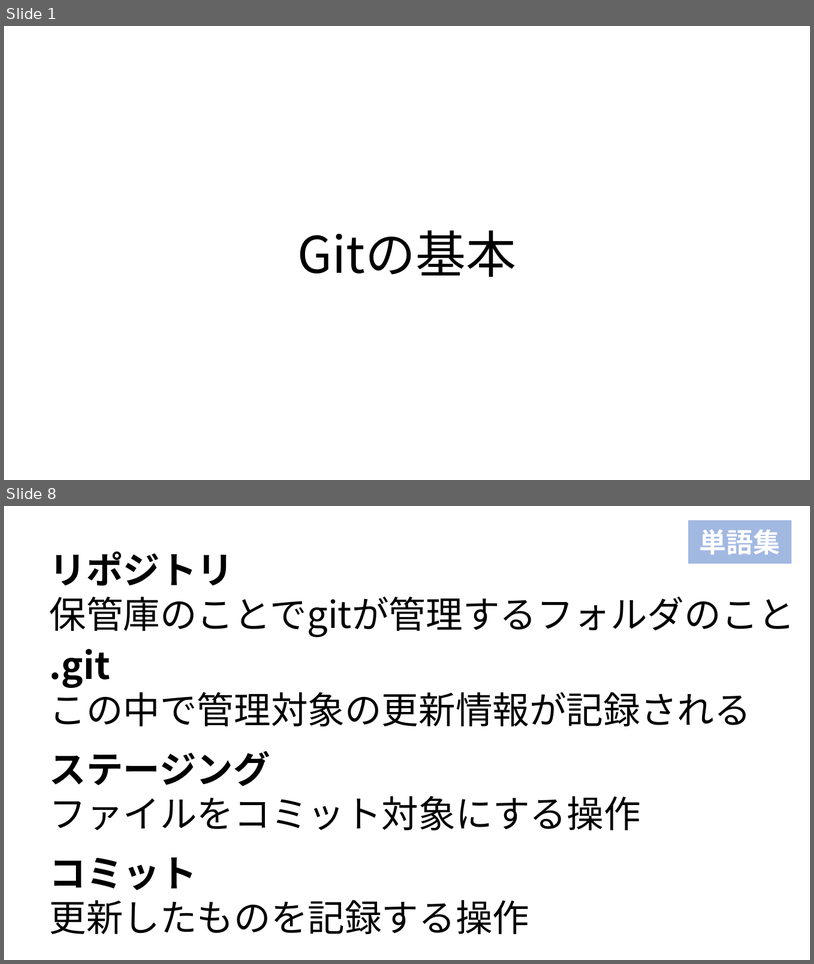
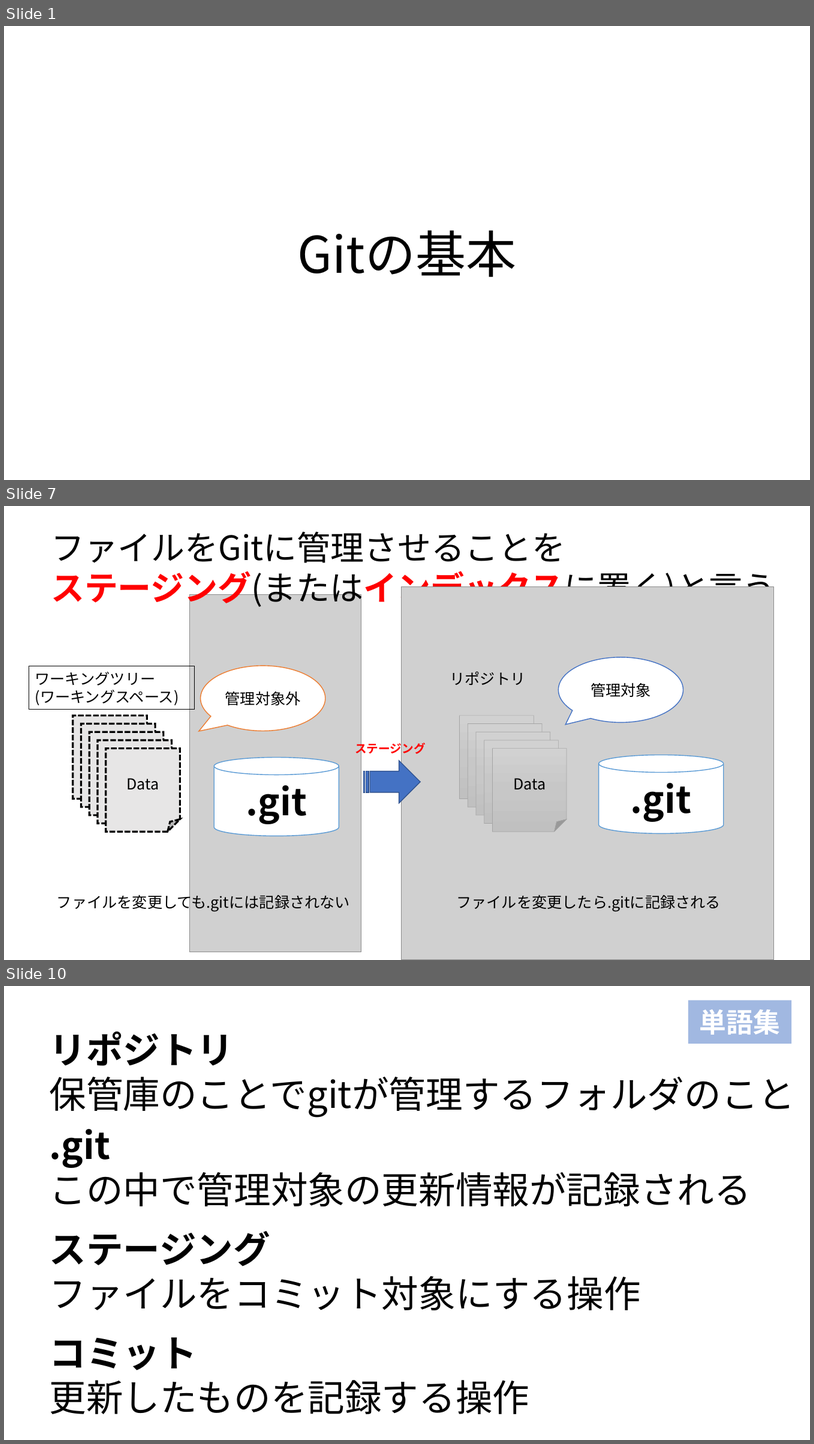
Before and after one commit to syalpon/master, a slide deck: git.pptx. Shown one above the other, each under a label of ours: slides 1 and 8 before the commit, slides 1, 7 and 10 after it; the slides between them are not shown. The pictures are 814x964 and 814x1444 pixels, drawn with LibreOffice and Linux fonts; fonts in the diff are those of the drawing; grey boxes stand for pictures. Boxes give left, top, right and bottom in pixels: in the first picture for what was removed or moved away, otherwise in the second. Text is boxed around its words. In the diff, an @@ line names an element or a change of style, - is before the commit and + after.

```diff
--- a/git.pptx
+++ b/git.pptx
@@ slide 7 added at [4, 506, 810, 960], background #FFFFFF @@
@@ text added at [51, 531, 777, 609], 40 pt, text #000000 @@
+ファイルをGitに管理させることを
+ステージング(またはインデックスに置く)と言う
@@ picture added at [190, 595, 362, 952] @@
@@ picture added at [401, 586, 774, 959] @@
@@ rectangle added at [29, 666, 195, 709], outline #000000 0.75 pt, 18 pt, text #000000 @@
+ワーキングツリー(ワーキングスペース)
@@ speech bubble added at [201, 666, 325, 731], fill #FFFFFF, outline #ED7D31 1 pt, 18 pt, text #000000 @@
+管理対象外
@@ speech bubble added at [559, 657, 683, 723], fill #FFFFFF, outline #4472C4 1 pt, 18 pt, text #000000 @@
+管理対象
@@ text added at [450, 671, 526, 685], 18 pt, text #000000 @@
+リポジトリ
@@ group added at [73, 715, 180, 831]: 5 folded corners @@
+Data
@@ cylinder added at [214, 757, 339, 835], fill #FFFFFF, outline #5B9BD5 1 pt, 44 pt, text #000000, bold @@
+.git
@@ text added at [355, 741, 425, 756], 14 pt, text #FF0000, bold @@
+ステージング
@@ group added at [460, 715, 567, 831]: 5 folded corners @@
+Data1
+Data1
+Data1
+Data
@@ cylinder added at [599, 754, 724, 833], fill #FFFFFF, outline #5B9BD5 1 pt, 44 pt, text #000000, bold @@
+.git
@@ striped right arrow added at [363, 760, 420, 803], fill #4472C4, outline #325491 1 pt @@
@@ text added at [57, 892, 350, 911], 18 pt, text #000000 @@
+ファイルを変更しても.gitには記録されない
@@ text added at [456, 895, 721, 911], 18 pt, text #000000 @@
+ファイルを変更したら.gitに記録される
@@ what was slide 8 is now slide 10 @@
```
Also in this commit, not shown: 6 slides changed, 2 other slides added, 1 slide removed.
